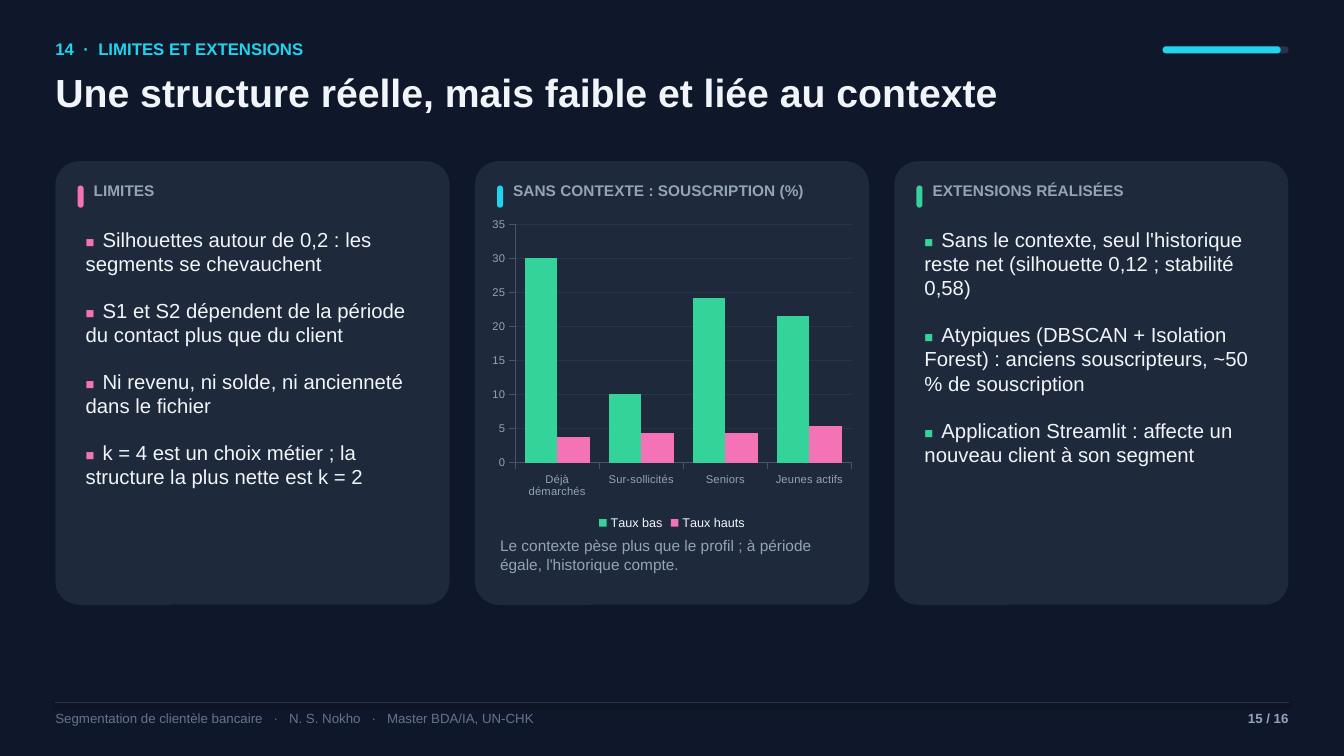
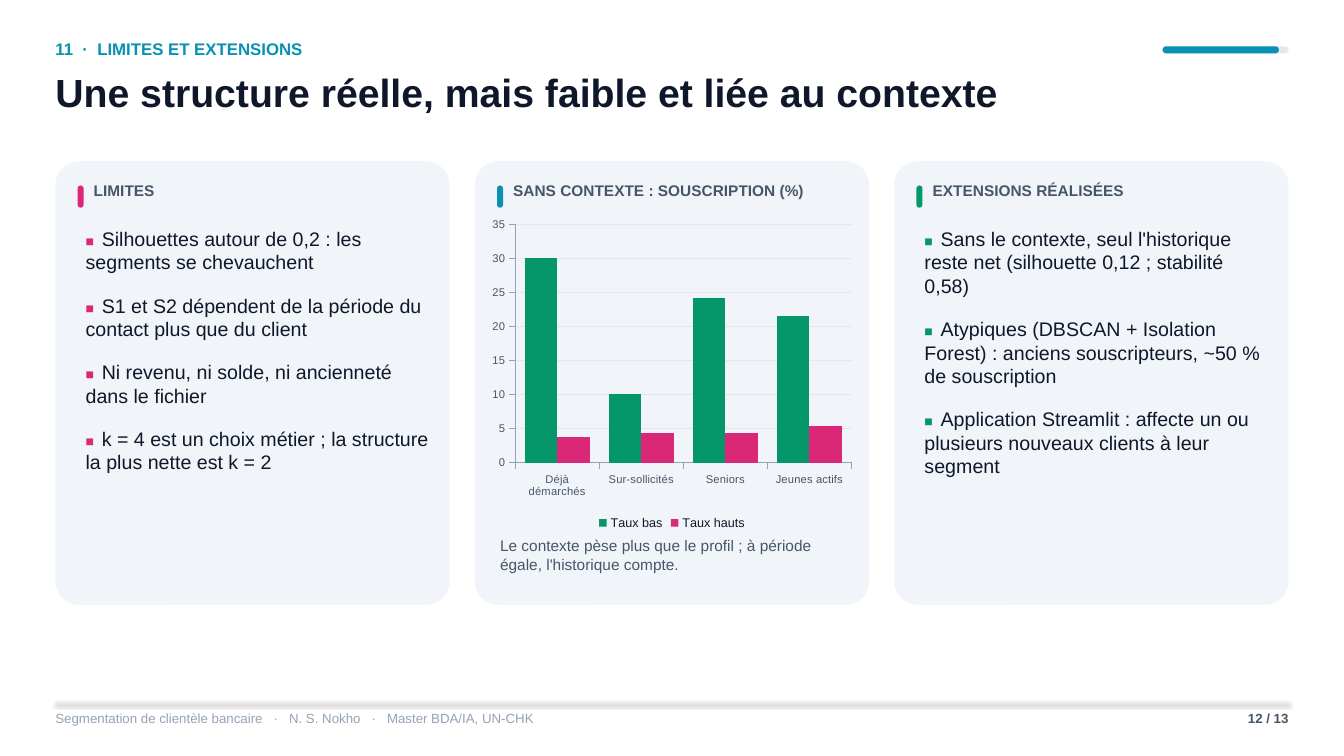
Before and after one commit to Nokho11/segmentation-bancaire, a slide deck: slide 12 of soutenance/soutenance_segmentation_bancaire.pptx (slide 15 before the commit). Drawn at 1344x756 pixels with LibreOffice and Linux fonts; fonts in the diff are those of the drawing. Boxes give left, top, right and bottom in pixels: in the first picture for what was removed or moved away, otherwise in the second. Text is boxed around its words. In the diff, an @@ line names an element or a change of style, - is before the commit and + after.

Commit message:
Soutenance sur fond blanc en 13 diapositives, application enrichie, relecture finale
- Application : distances aux centres, alerte client atypique (Isolation Forest),
  affectation par lot d'un fichier CSV (format UCI) avec export, onglet des segments
- Corrections de cohérence (accords entre méthodes, K-prototypes à k = 4)

```diff
--- a/soutenance/soutenance_segmentation_bancaire.pptx
+++ b/soutenance/soutenance_segmentation_bancaire.pptx
@@ background #0F172A to #FFFFFF @@
@@ text at (55, 43, 302, 55): text changed; text colour #22D3EE to #0891B2 @@
-14 · LIMITES ET EXTENSIONS
+11 · LIMITES ET EXTENSIONS
@@ rounded rectangle at (1163, 46, 1289, 53): fill #273449 to #E2E8F0 @@
@@ rounded rectangle at (1163, 46, 1278, 53): fill #22D3EE to #0891B2 @@
@@ text "Une structure réelle, mais faible ..." at (55, 78, 997, 113): text colour #F1F5F9 to #0F172A @@
@@ fill #1E293B to #F1F5F9 in 3 elements at (475, 161, 869, 605), (894, 161, 1289, 605), (55, 161, 450, 605) @@
@@ rounded rectangle at (78, 186, 84, 208): fill #F472B6 to #DB2777 @@
@@ rounded rectangle at (497, 186, 503, 208): fill #22D3EE to #0891B2 @@
@@ rounded rectangle at (917, 186, 923, 208): fill #34D399 to #059669 @@
@@ text colour #94A3B8 to #475569 in 4 elements at (94, 185, 155, 196), (513, 185, 775, 196), (500, 539, 811, 573), (933, 184, 1123, 196) @@
@@ text "■ Silhouettes autour de 0,2 ..." at (86, 231, 428, 473): size 10.5 to 10 pt, text colour #F472B6 to #DB2777 in "■", "■", "■", "■"; size 14.5 to 14 pt, text colour #F1F5F9 to #0F172A; less space between paragraphs @@
@@ column chart at (485, 212, 859, 534) @@
@@ colour of Taux bas #34D399 to #059669 @@
@@ colour of Taux hauts #F472B6 to #DB2777 @@
@@ legend changed @@
@@ category axis changed @@
@@ value axis changed @@
@@ lettering changed @@
@@ text at (924, 231, 1237, 387): size 10.5 to 10 pt, text colour #34D399 to #059669 in "■", "■"; size 14.5 to 14 pt, text colour #F1F5F9 to #0F172A in "Sans le contexte, seul l'historique reste net ...", "Atypiques (DBSCAN + Isolation Forest) : anciens ..."; less space between paragraphs @@
@@ text at (924, 411, 1249, 477): text changed; size 14.5 to 14 pt; text colour #F1F5F9 to #0F172A @@
-■ Application Streamlit : affecte un nouveau client à son segment
+■ Application Streamlit : affecte un ou plusieurs nouveaux clients à leur segment
@@ text "Segmentation de clientèle bancaire · ..." at (55, 713, 534, 726): text colour #64748B to #94A3B8 @@
@@ line (55, 703) - (1289, 703): stroke #273449 0.75 pt to #E2E8F0 0.75 pt @@
@@ text at (1248, 713, 1289, 723): text changed; text colour #94A3B8 to #475569 @@
-15 / 16
+12 / 13
```
Also in this commit, not shown: 12 other slides changed, 3 slides removed, 7 other files.
